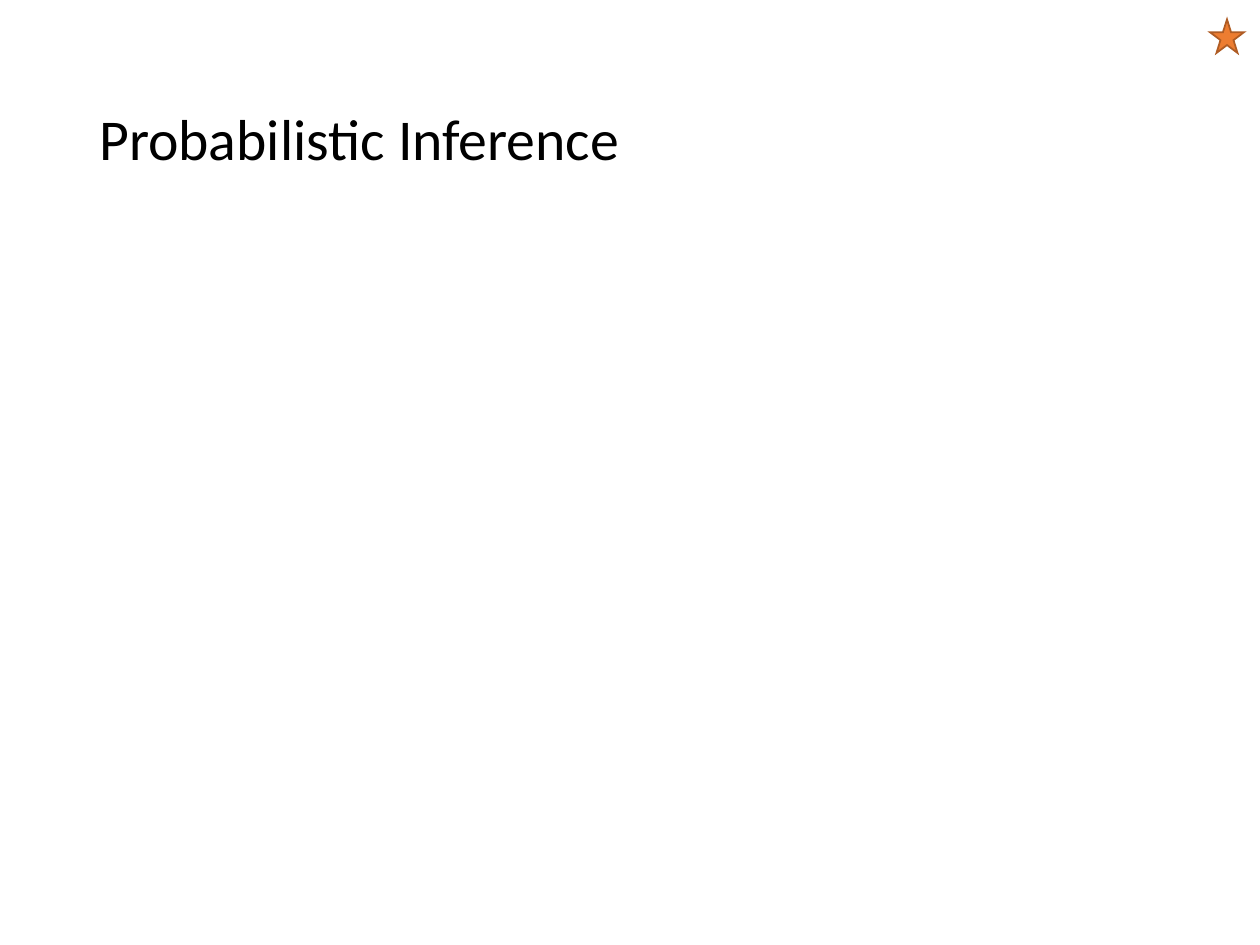
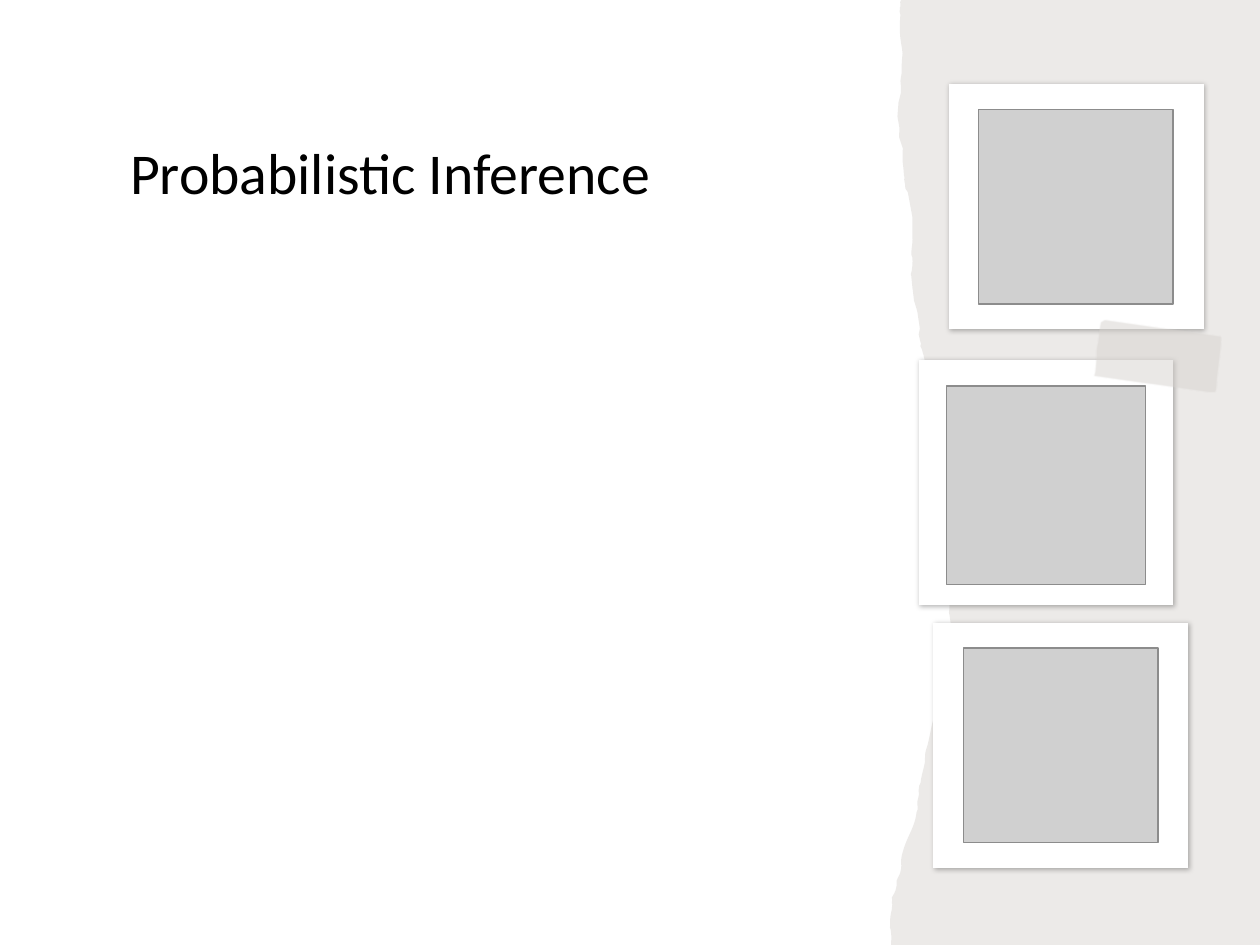
Before and after one commit to mhahsler/CS7320-AI, a slide deck: slide 16 of slides/12_uncertainty.pptx (slide 31 before the commit). Drawn at 1260x945 pixels with LibreOffice and Linux fonts; fonts in the diff are those of the drawing; grey boxes stand for pictures. Boxes give left, top, right and bottom in pixels: in the first picture for what was removed or moved away, otherwise in the second. Text is boxed around its words. In the diff, an @@ line names an element or a change of style, - is before the commit and + after.

Commit message:
more on probabilistic models.

```diff
--- a/slides/12_uncertainty.pptx
+++ b/slides/12_uncertainty.pptx
@@ freeform shape added at (890,0,1260,945), fill #82766A at 15% opacity @@
@@ star removed at (1210,19,1244,53) @@
@@ title "Probabilistic Inference": place and size @@
-title "Probabilistic Inference" at (99,120,619,161)
+title "Probabilistic Inference" at (130,154,650,195)
@@ freeform shape added at (949,83,1203,329), fill #FFFFFF @@
@@ picture added at (979,110,1173,304) @@
@@ freeform shape added at (1093,319,1224,393), fill #D9D4D0 at 50% opacity @@
@@ freeform shape added at (919,360,1173,606), fill #FFFFFF @@
@@ picture added at (946,386,1145,585) @@
@@ freeform shape added at (934,622,1188,868), fill #FFFFFF @@
@@ picture added at (964,648,1158,842) @@
```
Also in this commit, not shown: 26 other slides changed, 1 slide added, 3 slides removed, 8 other files.
